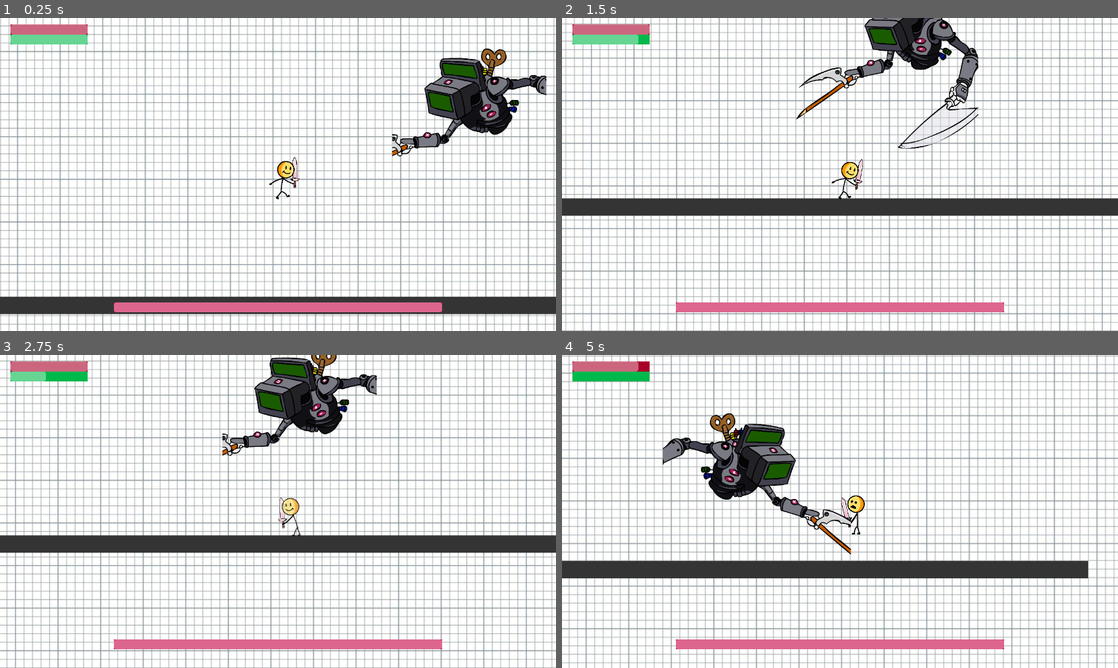
Above: before the commit, frames 1-4 (two rows, left to right).
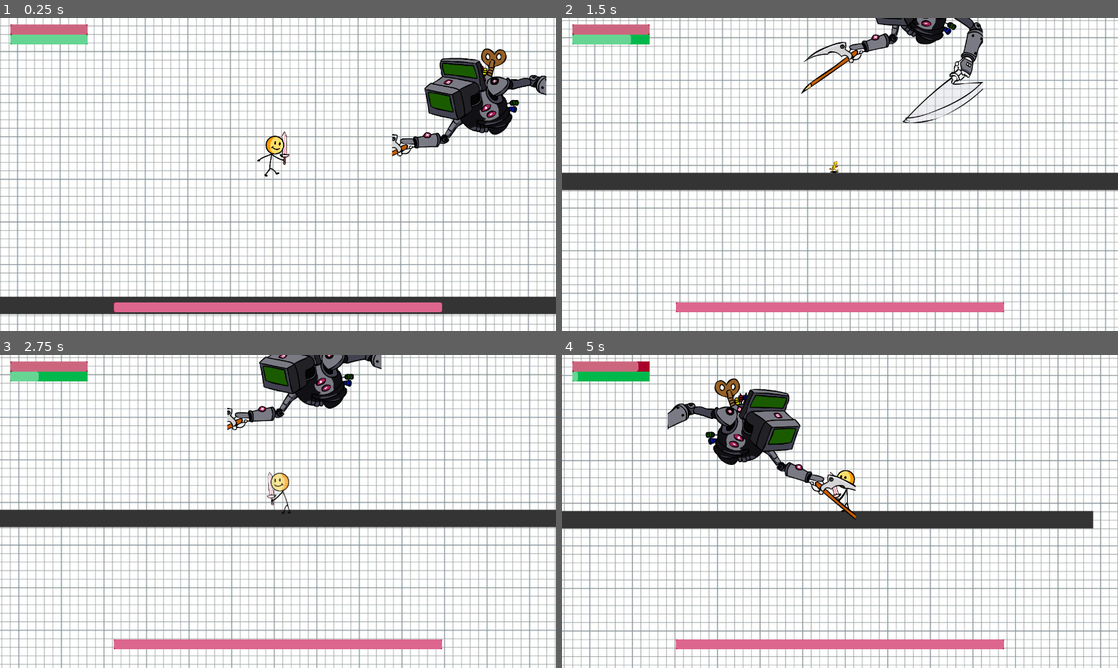
Above: after the commit, the same moments.

Repository: Jasmine502/Dungeon-52
Game: Godot game, scene res://test_level.tscn
The game is run twice, just before and just after one commit, with the same random seed, the same clock (stepped at 60 frames per second) and the same inputs.
Inputs:
- Up to frame 1 (0.25 s): no input
- Up to frame 2 (1.5 s): hold Right (move_right) from 0.53 s (still down); tap J (attack) at 0.6 s; tap Up (jump) at 0.77 s; tap X (parry) at 0.8, 1.35 s
- Up to frame 3 (2.75 s): tap Up (jump) at 1.52 s; tap J (attack) at 1.55, 2.1 s; release Right (move_right) at 2.03 s; hold Left (move_left) from 2.03 s (still down); tap X (parry) at 2.3 s
- Up to frame 4 (5 s): release Left (move_left) at 2.78 s; hold Right (move_right) 2.78-4.28 s; tap X (parry) at 2.85, 3.8 s; tap Up (jump) at 3.02, 3.77, 4.52 s; tap J (attack) at 3.05, 4.55 s; tap Down (roll) at 3.6 s; hold Left (move_left) from 4.28 s (still down); tap R (use_item) at 4.35 s

The runs differ from the first frame. In frame 1, 0.5% of the frame differs, in the area x 46-54%, y 36-58%; in frame 2, 50%; in frame 3, 50%, in the area x 0-100%, y 0-100%; in frame 4, 50%.

Commit message:
Smiley Run spritesheet

Diff:
--- a/game/Player/player.tscn
+++ b/game/Player/player.tscn
@@ -56,20 +56,12 @@
 [ext_resource type="Texture2D" uid="uid://djit7a5s3r8nk" path="res://Player/Animations/Parry0008.png" id="41_11wp0"]
 [ext_resource type="Texture2D" uid="uid://ckuil40hqnemn" path="res://Player/Animations/Roll0008.png" id="41_f8nak"]
 [ext_resource type="Texture2D" uid="uid://rdmk2n6ajlfu" path="res://Player/Animations/Roll0009.png" id="42_pqfba"]
-[ext_resource type="Texture2D" uid="uid://dvj0u1vsx6c63" path="res://Player/Animations/Run0001.png" id="43_lgaa7"]
-[ext_resource type="Texture2D" uid="uid://m0x5burjb4er" path="res://Player/Animations/Run0002.png" id="44_lfyh2"]
-[ext_resource type="Texture2D" uid="uid://r6tfqcoc4ujv" path="res://Player/Animations/Run0003.png" id="45_soeee"]
-[ext_resource type="Texture2D" uid="uid://bfyloi86d2gq5" path="res://Player/Animations/Run0004.png" id="46_o5r0w"]
-[ext_resource type="Texture2D" uid="uid://djb1qvgexq7dc" path="res://Player/Animations/Run0005.png" id="47_qns6m"]
-[ext_resource type="Texture2D" uid="uid://bl8pyrfnxy73x" path="res://Player/Animations/Run0006.png" id="48_fatyj"]
-[ext_resource type="Texture2D" uid="uid://c7nkjypbd3aoq" path="res://Player/Animations/Run0007.png" id="49_32uw3"]
-[ext_resource type="Texture2D" uid="uid://coauymc4pikj4" path="res://Player/Animations/Run0008.png" id="50_ac8n6"]
-[ext_resource type="Texture2D" uid="uid://dy6iddh6pxjfw" path="res://Player/Animations/Run0009.png" id="51_3bga3"]
 [ext_resource type="Texture2D" uid="uid://dj3o6qygce1dt" path="res://Player/Animations/Use0001.png" id="52_mdkl3"]
 [ext_resource type="Texture2D" uid="uid://ck5ctvttbmn84" path="res://Player/Animations/Use0002.png" id="53_68syb"]
 [ext_resource type="Texture2D" uid="uid://bfnugfr7trs2e" path="res://Player/Animations/Use0003.png" id="54_x0uyb"]
 [ext_resource type="Texture2D" uid="uid://n37s1133powu" path="res://Player/Animations/Use0004.png" id="55_f8nak"]
 [ext_resource type="Texture2D" uid="uid://2m3t7q2lexko" path="res://Player/Animations/Use0005.png" id="56_pqfba"]
+[ext_resource type="Texture2D" uid="uid://b1ovh02d8l0v4" path="res://Player/Animations/smiley_run_spritesheet.png" id="57_lfyh2"]
 [ext_resource type="Texture2D" uid="uid://wbf3qfqn3bd7" path="res://Player/Animations/Use0006.png" id="57_lgaa7"]
 [ext_resource type="Texture2D" uid="uid://cb2uunw1v3upg" path="res://Player/Animations/Use0007.png" id="58_lfyh2"]
 [ext_resource type="Texture2D" uid="uid://bsj70l1yytacw" path="res://Player/Animations/Use0008.png" id="59_soeee"]
@@ -80,6 +72,138 @@
 [ext_resource type="Texture2D" uid="uid://bt6gm1llkq5ex" path="res://Player/Animations/Use0013.png" id="64_ac8n6"]
 [ext_resource type="Texture2D" uid="uid://fv8li87p8ela" path="res://Player/Animations/Use0014.png" id="65_3bga3"]
 
+[sub_resource type="AtlasTexture" id="AtlasTexture_soeee"]
+atlas = ExtResource("57_lfyh2")
+region = Rect2(0, 0, 150, 150)
+
+[sub_resource type="AtlasTexture" id="AtlasTexture_o5r0w"]
+atlas = ExtResource("57_lfyh2")
+region = Rect2(150, 0, 150, 150)
+
+[sub_resource type="AtlasTexture" id="AtlasTexture_qns6m"]
+atlas = ExtResource("57_lfyh2")
+region = Rect2(300, 0, 150, 150)
+
+[sub_resource type="AtlasTexture" id="AtlasTexture_fatyj"]
+atlas = ExtResource("57_lfyh2")
+region = Rect2(450, 0, 150, 150)
+
+[sub_resource type="AtlasTexture" id="AtlasTexture_32uw3"]
+atlas = ExtResource("57_lfyh2")
+region = Rect2(600, 0, 150, 150)
+
+[sub_resource type="AtlasTexture" id="AtlasTexture_ac8n6"]
+atlas = ExtResource("57_lfyh2")
+region = Rect2(750, 0, 150, 150)
+
+[sub_resource type="AtlasTexture" id="AtlasTexture_3bga3"]
+atlas = ExtResource("57_lfyh2")
+region = Rect2(0, 150, 150, 150)
+
+[sub_resource type="AtlasTexture" id="AtlasTexture_lhliw"]
+atlas = ExtResource("57_lfyh2")
+region = Rect2(150, 150, 150, 150)
+
+[sub_resource type="AtlasTexture" id="AtlasTexture_11wp0"]
+atlas = ExtResource("57_lfyh2")
+region = Rect2(300, 150, 150, 150)
+
+[sub_resource type="AtlasTexture" id="AtlasTexture_11slg"]
+atlas = ExtResource("57_lfyh2")
+region = Rect2(450, 150, 150, 150)
+
+[sub_resource type="AtlasTexture" id="AtlasTexture_t7sh4"]
+atlas = ExtResource("57_lfyh2")
+region = Rect2(600, 150, 150, 150)
+
+[sub_resource type="AtlasTexture" id="AtlasTexture_fhogf"]
+atlas = ExtResource("57_lfyh2")
+region = Rect2(750, 150, 150, 150)
+
+[sub_resource type="AtlasTexture" id="AtlasTexture_286oo"]
+atlas = ExtResource("57_lfyh2")
+region = Rect2(0, 300, 150, 150)
+
+[sub_resource type="AtlasTexture" id="AtlasTexture_k84o0"]
+atlas = ExtResource("57_lfyh2")
+region = Rect2(150, 300, 150, 150)
+
+[sub_resource type="AtlasTexture" id="AtlasTexture_vx8o5"]
+atlas = ExtResource("57_lfyh2")
+region = Rect2(300, 300, 150, 150)
+
+[sub_resource type="AtlasTexture" id="AtlasTexture_w5pua"]
+atlas = ExtResource("57_lfyh2")
+region = Rect2(450, 300, 150, 150)
+
+[sub_resource type="AtlasTexture" id="AtlasTexture_ca054"]
+atlas = ExtResource("57_lfyh2")
+region = Rect2(600, 300, 150, 150)
+
+[sub_resource type="AtlasTexture" id="AtlasTexture_6xaqw"]
+atlas = ExtResource("57_lfyh2")
+region = Rect2(750, 300, 150, 150)
+
+[sub_resource type="AtlasTexture" id="AtlasTexture_skhd2"]
+atlas = ExtResource("57_lfyh2")
+region = Rect2(0, 450, 150, 150)
+
+[sub_resource type="AtlasTexture" id="AtlasTexture_ppx2g"]
+atlas = ExtResource("57_lfyh2")
+region = Rect2(150, 450, 150, 150)
+
+[sub_resource type="AtlasTexture" id="AtlasTexture_0f4m7"]
+atlas = ExtResource("57_lfyh2")
+region = Rect2(300, 450, 150, 150)
+
+[sub_resource type="AtlasTexture" id="AtlasTexture_c7st8"]
+atlas = ExtResource("57_lfyh2")
+region = Rect2(450, 450, 150, 150)
+
+[sub_resource type="AtlasTexture" id="AtlasTexture_i8h25"]
+atlas = ExtResource("57_lfyh2")
+region = Rect2(600, 450, 150, 150)
+
+[sub_resource type="AtlasTexture" id="AtlasTexture_2krxc"]
+atlas = ExtResource("57_lfyh2")
+region = Rect2(750, 450, 150, 150)
+
+[sub_resource type="AtlasTexture" id="AtlasTexture_mw2es"]
+atlas = ExtResource("57_lfyh2")
+region = Rect2(0, 600, 150, 150)
+
+[sub_resource type="AtlasTexture" id="AtlasTexture_p7odc"]
+atlas = ExtResource("57_lfyh2")
+region = Rect2(150, 600, 150, 150)
+
+[sub_resource type="AtlasTexture" id="AtlasTexture_beqdq"]
+atlas = ExtResource("57_lfyh2")
+region = Rect2(300, 600, 150, 150)
+
+[sub_resource type="AtlasTexture" id="AtlasTexture_get7g"]
+atlas = ExtResource("57_lfyh2")
+region = Rect2(450, 600, 150, 150)
+
+[sub_resource type="AtlasTexture" id="AtlasTexture_pfstq"]
+atlas = ExtResource("57_lfyh2")
+region = Rect2(600, 600, 150, 150)
+
+[sub_resource type="AtlasTexture" id="AtlasTexture_tklvp"]
+atlas = ExtResource("57_lfyh2")
+region = Rect2(750, 600, 150, 150)
+
+[sub_resource type="AtlasTexture" id="AtlasTexture_gv7t5"]
+atlas = ExtResource("57_lfyh2")
+region = Rect2(0, 750, 150, 150)
+
+[sub_resource type="AtlasTexture" id="AtlasTexture_hhxpw"]
+atlas = ExtResource("57_lfyh2")
+region = Rect2(150, 750, 150, 150)
+
+[sub_resource type="AtlasTexture" id="AtlasTexture_ghd3c"]
+atlas = ExtResource("57_lfyh2")
+region = Rect2(300, 750, 150, 150)
+
 [sub_resource type="SpriteFrames" id="SpriteFrames_efx54"]
 animations = [{
 "frames": [{
@@ -271,35 +395,107 @@
 }, {
 "frames": [{
 "duration": 1.0,
-"texture": ExtResource("43_lgaa7")
-}, {
-"duration": 1.0,
-"texture": ExtResource("44_lfyh2")
-}, {
-"duration": 1.0,
-"texture": ExtResource("45_soeee")
-}, {
-"duration": 1.0,
-"texture": ExtResource("46_o5r0w")
-}, {
-"duration": 1.0,
-"texture": ExtResource("47_qns6m")
-}, {
-"duration": 1.0,
-"texture": ExtResource("48_fatyj")
-}, {
-"duration": 1.0,
-"texture": ExtResource("49_32uw3")
-}, {
-"duration": 1.0,
-"texture": ExtResource("50_ac8n6")
-}, {
-"duration": 1.0,
-"texture": ExtResource("51_3bga3")
+"texture": SubResource("AtlasTexture_soeee")
+}, {
+"duration": 1.0,
+"texture": SubResource("AtlasTexture_o5r0w")
+}, {
+"duration": 1.0,
+"texture": SubResource("AtlasTexture_qns6m")
+}, {
+"duration": 1.0,
+"texture": SubResource("AtlasTexture_fatyj")
+}, {
+"duration": 1.0,
+"texture": SubResource("AtlasTexture_32uw3")
+}, {
+"duration": 1.0,
+"texture": SubResource("AtlasTexture_ac8n6")
+}, {
+"duration": 1.0,
+"texture": SubResource("AtlasTexture_3bga3")
+}, {
+"duration": 1.0,
+"texture": SubResource("AtlasTexture_lhliw")
+}, {
+"duration": 1.0,
+"texture": SubResource("AtlasTexture_11wp0")
+}, {
+"duration": 1.0,
+"texture": SubResource("AtlasTexture_11slg")
+}, {
+"duration": 1.0,
+"texture": SubResource("AtlasTexture_t7sh4")
+}, {
+"duration": 1.0,
+"texture": SubResource("AtlasTexture_fhogf")
+}, {
+"duration": 1.0,
+"texture": SubResource("AtlasTexture_286oo")
+}, {
+"duration": 1.0,
+"texture": SubResource("AtlasTexture_k84o0")
+}, {
+"duration": 1.0,
+"texture": SubResource("AtlasTexture_vx8o5")
+}, {
+"duration": 1.0,
+"texture": SubResource("AtlasTexture_w5pua")
+}, {
+"duration": 1.0,
+"texture": SubResource("AtlasTexture_ca054")
+}, {
+"duration": 1.0,
+"texture": SubResource("AtlasTexture_6xaqw")
+}, {
+"duration": 1.0,
+"texture": SubResource("AtlasTexture_skhd2")
+}, {
+"duration": 1.0,
+"texture": SubResource("AtlasTexture_ppx2g")
+}, {
+"duration": 1.0,
+"texture": SubResource("AtlasTexture_0f4m7")
+}, {
+"duration": 1.0,
+"texture": SubResource("AtlasTexture_c7st8")
+}, {
+"duration": 1.0,
+"texture": SubResource("AtlasTexture_i8h25")
+}, {
+"duration": 1.0,
+"texture": SubResource("AtlasTexture_2krxc")
+}, {
+"duration": 1.0,
+"texture": SubResource("AtlasTexture_mw2es")
+}, {
+"duration": 1.0,
+"texture": SubResource("AtlasTexture_p7odc")
+}, {
+"duration": 1.0,
+"texture": SubResource("AtlasTexture_beqdq")
+}, {
+"duration": 1.0,
+"texture": SubResource("AtlasTexture_get7g")
+}, {
+"duration": 1.0,
+"texture": SubResource("AtlasTexture_pfstq")
+}, {
+"duration": 1.0,
+"texture": SubResource("AtlasTexture_tklvp")
+}, {
+"duration": 1.0,
+"texture": SubResource("AtlasTexture_gv7t5")
+}, {
+"duration": 1.0,
+"texture": SubResource("AtlasTexture_hhxpw")
+}, {
+"duration": 1.0,
+"texture": SubResource("AtlasTexture_ghd3c")
 }],
 "loop": true,
 "name": &"run",
-"speed": 12.0
+"speed": 24.0
 }, {
 "frames": [{
 "duration": 1.0,
@@ -350,11 +546,11 @@
 }]
 
 [sub_resource type="CapsuleShape2D" id="CapsuleShape2D_755ss"]
-radius = 310.0
-height = 976.0
+radius = 126.0
+height = 258.0
 
 [sub_resource type="RectangleShape2D" id="RectangleShape2D_l8h54"]
-size = Vector2(523, 916.5)
+size = Vector2(102.328, 320.645)
 
 [node name="Player" type="CharacterBody2D"]
 collision_layer = 2
@@ -367,15 +563,13 @@
 
 [node name="AnimatedSprite2D" type="AnimatedSprite2D" parent="."]
 texture_repeat = 2
-position = Vector2(120, 340)
-scale = Vector2(2, 2)
+position = Vector2(-136, -193)
+scale = Vector2(2.1428, 2.1428)
 sprite_frames = SubResource("SpriteFrames_efx54")
-animation = &"parry"
-frame = 7
-frame_progress = 1.0
+animation = &"attack"
 
 [node name="CollisionShape2D" type="CollisionShape2D" parent="."]
-position = Vector2(-13, 54)
+position = Vector2(-122, -175)
 shape = SubResource("CapsuleShape2D_755ss")
 
 [node name="AttackHitbox" type="Area2D" parent="."]
@@ -385,7 +579,8 @@
 collision_mask = 16
 
 [node name="CollisionShape2D" type="CollisionShape2D" parent="AttackHitbox"]
-position = Vector2(217.5, 62.75)
+position = Vector2(-19.2788, -104.353)
+scale = Vector2(1, 1)
 shape = SubResource("RectangleShape2D_l8h54")
 disabled = true
 
Binary file added: game/Player/Animations/smiley_run_spritesheet.png
Not shown, added: game/Player/Animations/smiley_run_spritesheet.png.import
Not shown: 1 places in game/Player/player.tscn that only renumber resources
